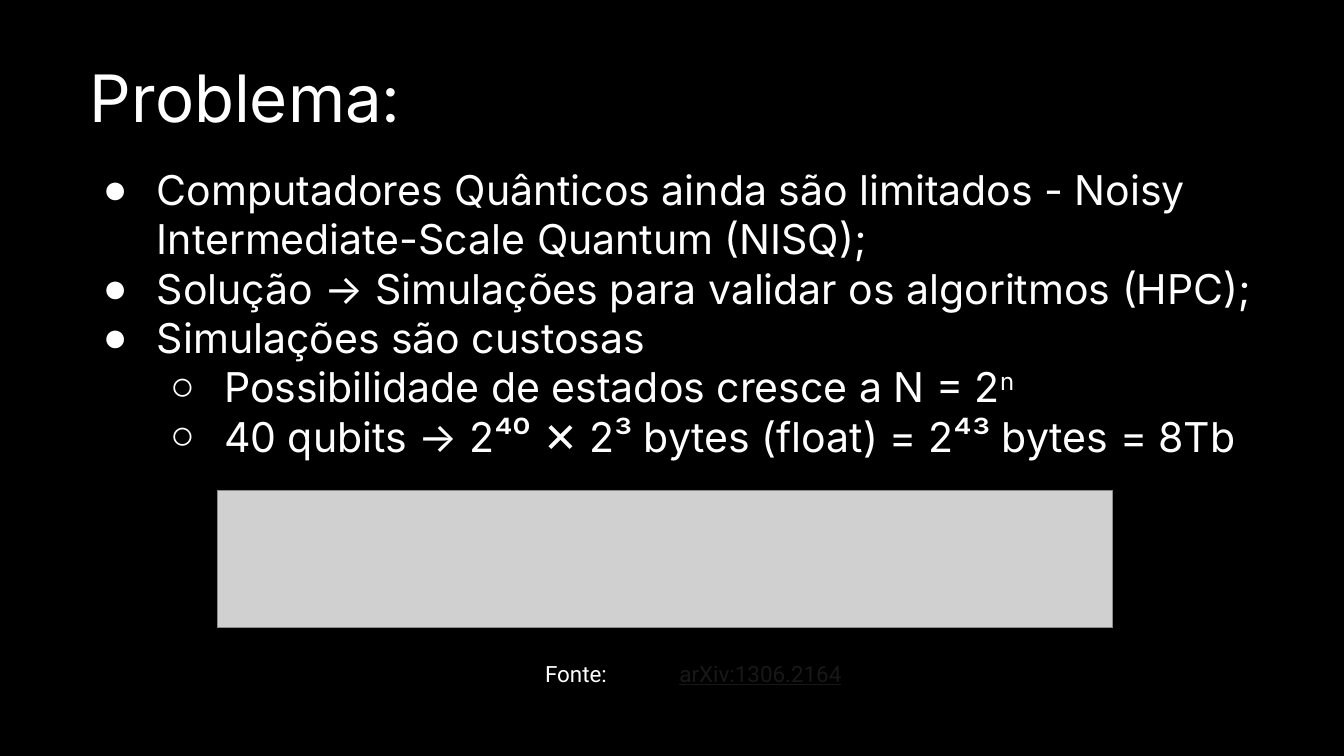
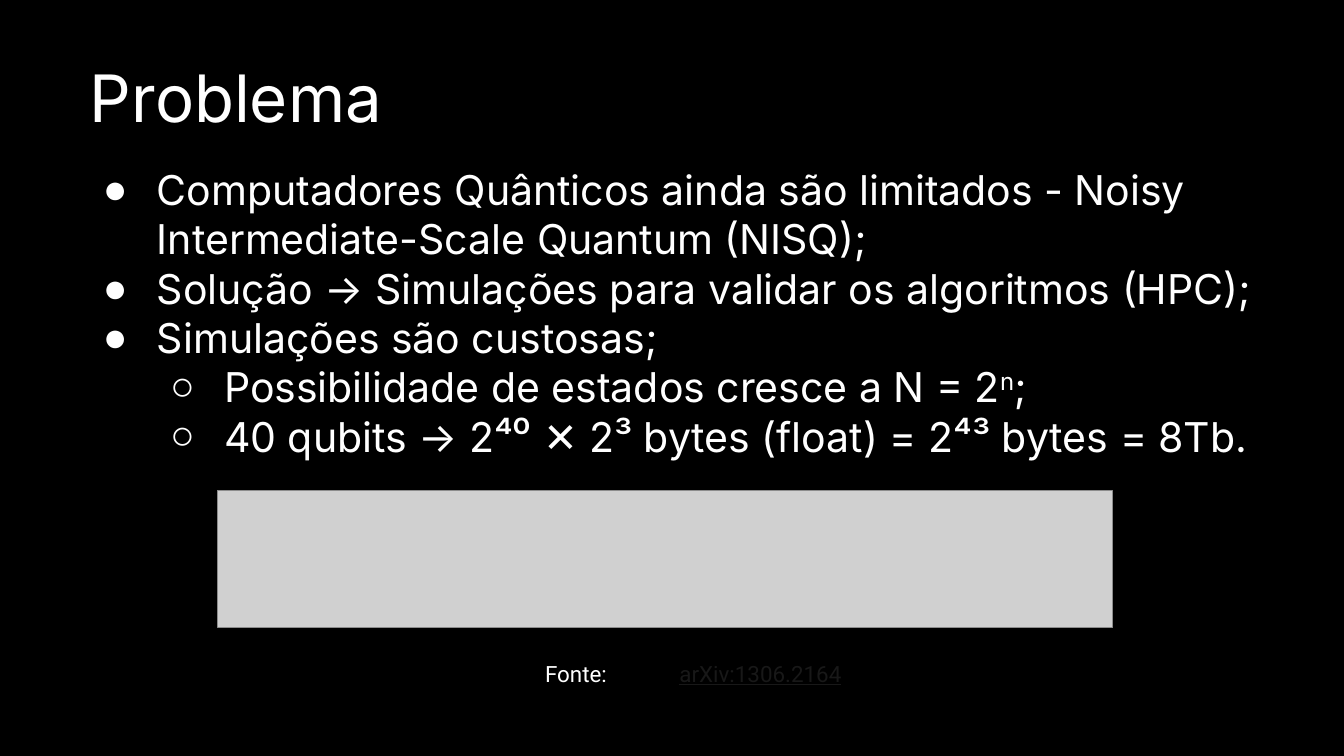
Before and after one commit to Dpbm/mestrado-aulas, a slide deck: slide 5 of algoritmos/projeto-seminario/Seminário.pptx. Drawn at 1344x756 pixels with LibreOffice and Linux fonts; fonts in the diff are those of the drawing; grey boxes stand for pictures. Boxes give left, top, right and bottom in pixels: in the first picture for what was removed or moved away, otherwise in the second. Text is boxed around its words. In the diff, an @@ line names an element or a change of style, - is before the commit and + after.

```diff
--- a/algoritmos/projeto-seminario/Seminário.pptx
+++ b/algoritmos/projeto-seminario/Seminário.pptx
@@ text at [90, 74, 382, 123]: text changed @@
-Problema:
+Problema
@@ text at [157, 322, 1248, 461]: text changed @@
-● Simulações são custosas
-  ○ Possibilidade de estados cresce a N = 2n
-  ○ 40 qubits -> 2⁴⁰ ✕ 2³ bytes (float) = 2⁴³ bytes = 8Tb
+● Simulações são custosas;
+  ○ Possibilidade de estados cresce a N = 2n;
+  ○ 40 qubits -> 2⁴⁰ ✕ 2³ bytes (float) = 2⁴³ bytes = 8Tb.
```
Also in this commit, not shown: 6 other slides changed, 1 slide removed, 1 other file.
